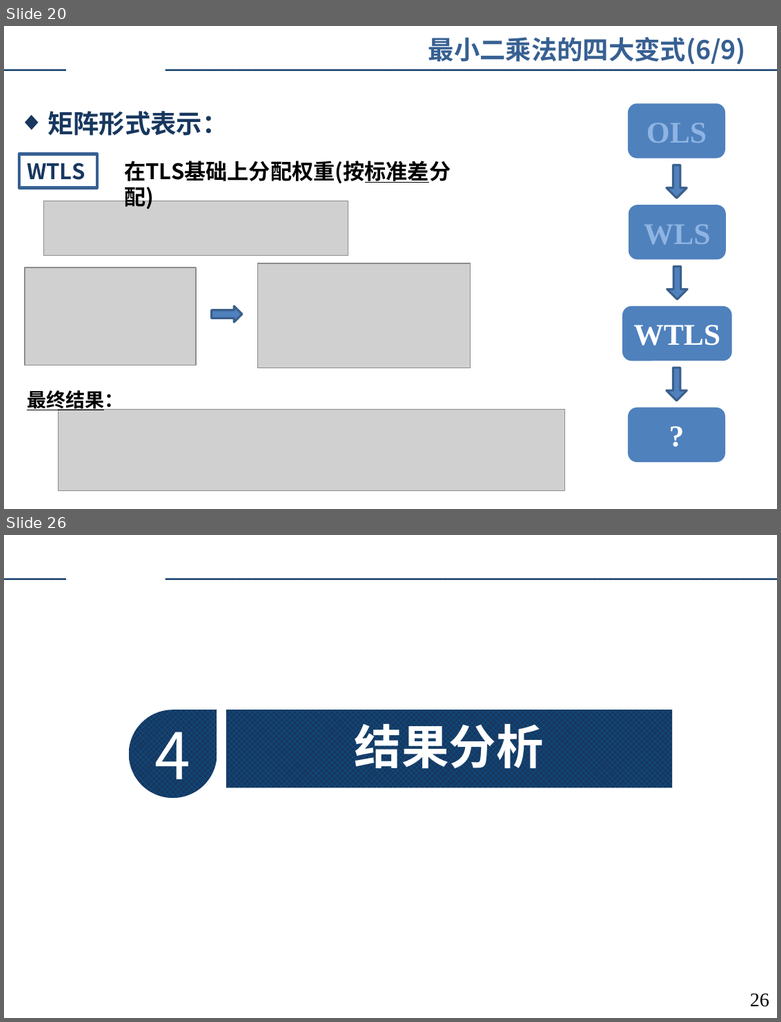
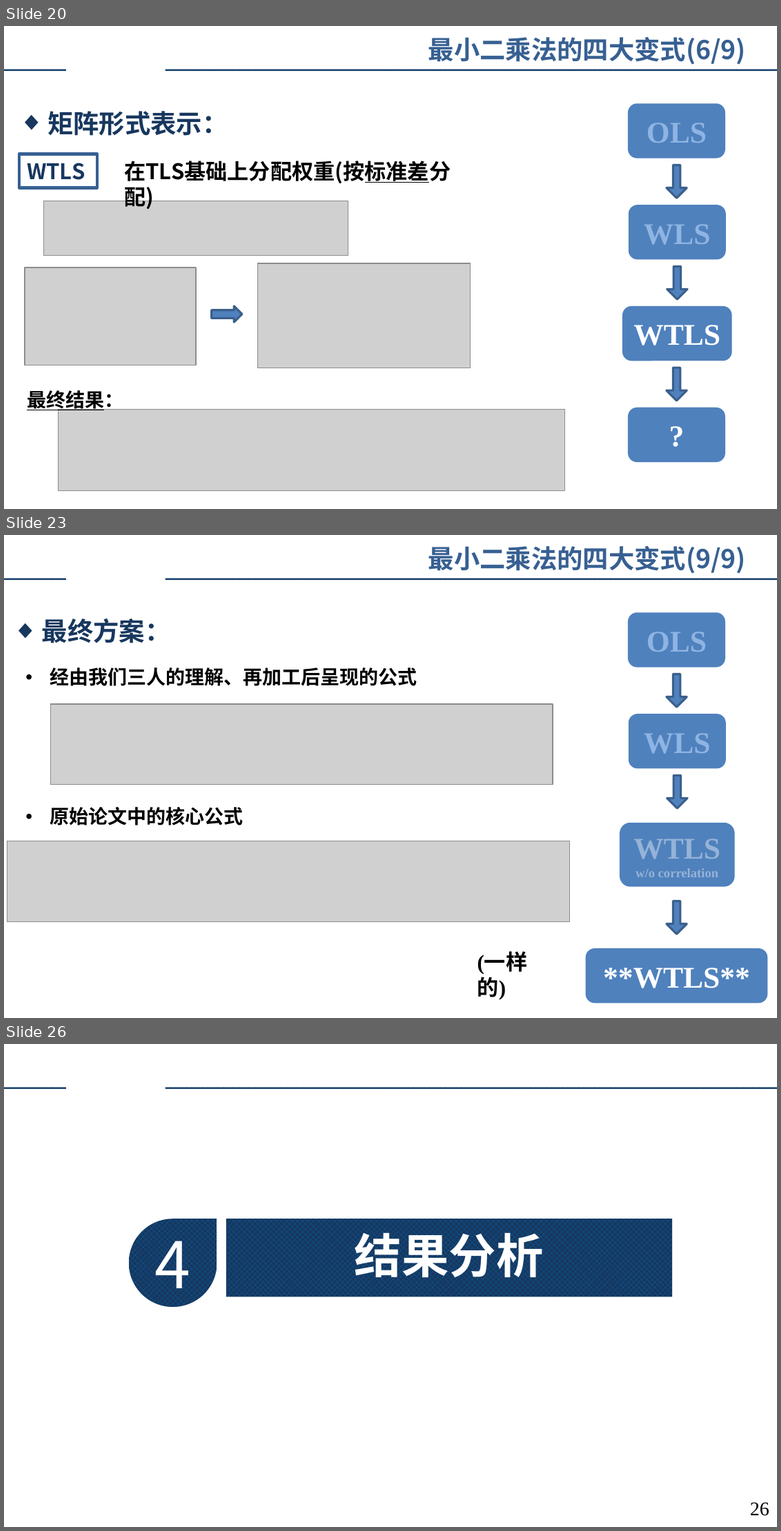
Before and after one commit to augusto-13/ErrorTheory_discussion_ppt, a slide deck: 2023-4-9.pptx. Shown one above the other, each under a label of ours: slides 20 and 26 before the commit, slides 20, 23 and 26 after it; the slides between them are not shown. The pictures are 781x1022 and 781x1531 pixels, drawn with LibreOffice and Linux fonts; fonts in the diff are those of the drawing; grey boxes stand for pictures; background and template pictures are left out. Boxes give left, top, right and bottom in pixels: in the first picture for what was removed or moved away, otherwise in the second. Text is boxed around its words. In the diff, an @@ line names an element or a change of style, - is before the commit and + after.

```diff
--- a/2023-4-9.pptx
+++ b/2023-4-9.pptx
@@ slide 23 added at [4, 535, 777, 1018], background #FFFFFF; not listed: 2 template elements that a slide beside it also shows @@
@@ text added at [428, 546, 746, 574], 24 pt, text #376092, bold @@
+最小二乘法的四大变式(9/9)
@@ rounded rectangle added at [628, 612, 725, 667], fill #4F81BD, 28 pt, text #8EB4E3, bold @@
+OLS
@@ text added at [42, 618, 171, 643], 24 pt, text #17375E, bold @@
+◆ 最终方案：
@@ text added at [50, 667, 417, 686], 18 pt, text #000000, bold @@
+• 经由我们三人的理解、再加工后呈现的公式
@@ right arrow added at [666, 674, 687, 707], fill #4F81BD, outline #3A5F8C 2 pt @@
@@ picture added at [50, 704, 553, 785] @@
@@ rounded rectangle added at [628, 714, 726, 768], fill #4F81BD, 28 pt, text #8EB4E3, bold @@
+WLS
@@ right arrow added at [668, 775, 688, 808], fill #4F81BD, outline #3A5F8C 2 pt @@
@@ text added at [50, 807, 243, 825], 18 pt, text #000000, bold @@
+• 原始论文中的核心公式
@@ rounded rectangle added at [619, 823, 734, 887], fill #4F81BD, 12 pt, text #95B3D7, bold @@
+WTLS
+w/o correlation
@@ picture added at [7, 841, 570, 921] @@
@@ right arrow added at [666, 901, 687, 934], fill #4F81BD, outline #3A5F8C 2 pt @@
@@ rounded rectangle added at [585, 948, 768, 1004], fill #4F81BD, 28 pt, text #FFFFFF, bold @@
+**WTLS**
@@ text added at [477, 953, 528, 1000], 20 pt, text #000000, bold @@
+(一样的)
```
Also in this commit, not shown: 10 slides changed, 6 other slides added, 2 slides removed.
